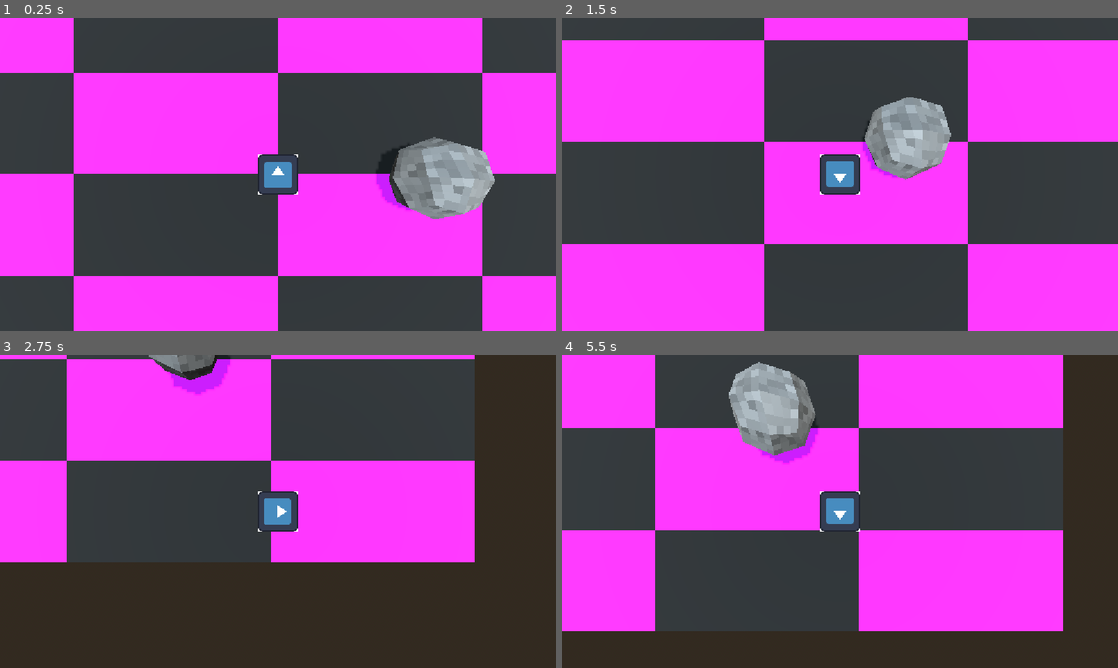
Above: before the commit, frames 1-4 (two rows, left to right).
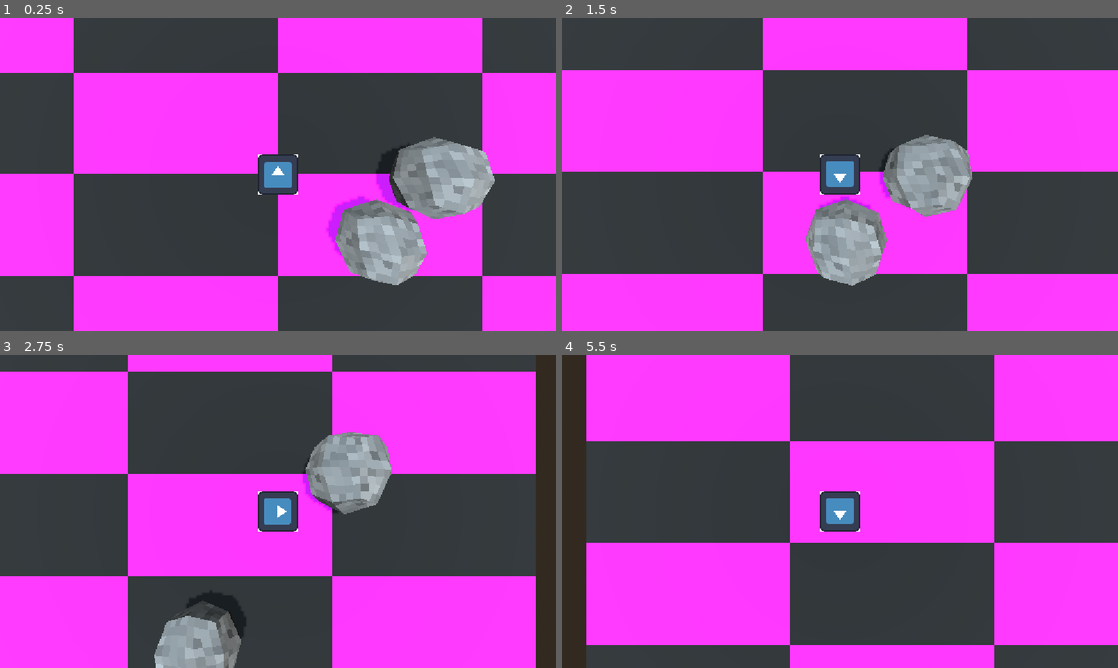
Above: after the commit, the same moments.

Repository: GammaRayTea/project-3-primordial-mass
Game: Godot game, scene res://main.tscn
The game is run twice, just before and just after one commit, with the same random seed, the same clock (stepped at 60 frames per second) and the same inputs. The engine's default icon, where the game draws it, is replaced by a stand-in: a white triangle on a blue panel in a dark square.
Inputs:
- Up to frame 1 (0.25 s): no input
- Up to frame 2 (1.5 s): tap Enter at 0.5 s; hold D (move_right) 0.53-1.28 s; hold S (move_down) from 1.28 s (still down)
- Up to frame 3 (2.75 s): release S (move_down) at 2.03 s; hold D (move_right) from 2.03 s (still down)
- Up to frame 4 (5.5 s): release D (move_right) at 2.78 s; hold W (move_up) 2.78-3.53 s; hold A (move_left) 3.53-5.03 s; hold S (move_down) from 5.03 s (still down)

The runs differ from the first frame. In frame 1, 3.6% of the frame differs, in the area x 58-77%, y 57-86%; in frame 2, 33%; in frame 3, 79%, in the area x 0-97%, y 0-100%; in frame 4, 67%.

Commit message:
finished pushing of  boulder

Diff:
--- a/game/interactables/rigid_interactable.gd
+++ b/game/interactables/rigid_interactables/rigid_interactable.gd
@@ -3,21 +3,20 @@
 
 func _get_configuration_warnings() -> PackedStringArray:
 	var area = null
+	var warnings = PackedStringArray()
 	for child in get_children():
 		if child is InteractionBox:
 			area = child
 			if area.area_entered.has_connections() == false:
-				#area.area_entered.connect(onInteractionAreaEntered)
-				pass
+				warnings.append("Connect area_entered of InteractionBox to onInteractionAreaEntered")
 
-	print(area.area_entered.get_connections())
+
 
 	if area == null:
-		return ["Add an InteractioBox Node as an interaction box for the player!"]
-	else:
-		return []
+		warnings.append("Add an InteractioBox Node as an interaction box for the player!")
+	return warnings
 
-@abstract func onInteractionAreaEntered(area:Area3D)->void
+@abstract func onInteractionAreaEntered(_area:Area3D)->void
 
 func _init() -> void:
 	update_configuration_warnings()
--- a/game/interactables/rolling_boulder/rolling_boulder.gd
+++ b/game/interactables/rigid_interactables/rolling_boulder/rolling_boulder.gd
@@ -1,5 +1,5 @@
 @tool
 extends RigidInteractable
 
-func onInteractionAreaEntered(area:Area3D)->void:
+func onInteractionAreaEntered(_area:Area3D)->void:
 	print("entered")
--- a/game/interactables/rolling_boulder/rolling_boulder.tscn
+++ b/game/interactables/rigid_interactables/rolling_boulder/rolling_boulder.tscn
@@ -1,7 +1,7 @@
 [gd_scene format=3 uid="uid://bqumv4uggm1d4"]
 
 [ext_resource type="PackedScene" uid="uid://cup5yapklim3g" path="res://assets/rolling_boulder/Stone.glb" id="1_jq4qs"]
-[ext_resource type="Script" uid="uid://dnl8sixc5gww4" path="res://game/interactables/rolling_boulder/rolling_boulder.gd" id="1_pvbhg"]
+[ext_resource type="Script" uid="uid://dnl8sixc5gww4" path="res://game/interactables/rigid_interactables/rolling_boulder/rolling_boulder.gd" id="1_pvbhg"]
 [ext_resource type="Script" uid="uid://cuon1d6qjf5qt" path="res://game/interaction_boxes/interaction_box.gd" id="3_4wenu"]
 
 [sub_resource type="SphereShape3D" id="SphereShape3D_kpvxy"]
@@ -10,7 +10,8 @@
 [sub_resource type="SphereShape3D" id="SphereShape3D_pvbhg"]
 radius = 0.8571686
 
-[node name="RollingBoulder" type="RigidBody3D" unique_id=498289684 groups=["Pushable"]]
+[node name="RollingBoulder" type="RigidBody3D" unique_id=498289684]
+mass = 100.0
 script = ExtResource("1_pvbhg")
 
 [node name="Stone" parent="." unique_id=1556413671 instance=ExtResource("1_jq4qs")]
--- a/game/player/player.gd
+++ b/game/player/player.gd
@@ -3,39 +3,44 @@
 
 @export var MAX_WALKING_SPEED = 5.0
 @export var MAX_RUNNING_SPEED = 5.0
-@export var ACCELERATION = 0.9
+@export var BASE_ACCELERATION = 0.9
+@export var PUSH_ACCELERATION = 0.05
 @export var TRACTION = 0.3
 @export var JUMP_VELOCITY = 4.5
 
-
+#Component Nodes
 @export var rotation_pivot:Node3D
-
+@export var interaction_box:Area3D
 enum STATE {IDLE, WALKING, RUNNING, PUSHING}
 var current_state = STATE.IDLE
 
 var push_target: RigidInteractable
+var push_distance:float
+
+
 
 func _physics_process(_delta: float) -> void:
-	var direction:Vector3 = process_input()
+	var direction:Vector3 = process_movement_input()
 	match current_state:
 		STATE.IDLE:
-			move(_delta,direction, MAX_WALKING_SPEED)
+			move(_delta,direction, MAX_WALKING_SPEED, BASE_ACCELERATION)
 		STATE.WALKING:
-			move(_delta,direction, MAX_WALKING_SPEED)
+			move(_delta,direction, MAX_WALKING_SPEED, BASE_ACCELERATION)
 		STATE.RUNNING:
-			move(_delta,direction, MAX_RUNNING_SPEED)
+			move(_delta,direction, MAX_RUNNING_SPEED, BASE_ACCELERATION)
 		STATE.PUSHING:
-			pass
+			move(_delta,direction, MAX_RUNNING_SPEED, PUSH_ACCELERATION)
+			push(_delta,direction)
 
 
 
 ## checks input keys and returns corresponidng values
-func process_input() -> Vector3:
+func process_movement_input() -> Vector3:
 	var input_dir := Input.get_vector("move_left","move_right","move_up","move_down")
 	var direction := (transform.basis * Vector3(input_dir.x, 0, input_dir.y)).normalized()
 	return direction
 
-func move(_delta: float, _direction:Vector3, _target_speed:float) -> void:
+func move(_delta: float, _direction:Vector3, _target_speed:float, _acceleration:float) -> void:
 	if _direction:
 		var current_pivot_rot = Quaternion(rotation_pivot.transform.basis)
 		var target_rot = Quaternion(Vector3.UP,_direction.signed_angle_to(Vector3.FORWARD, Vector3.DOWN))
@@ -43,8 +48,8 @@
 		rotation_pivot.transform.basis = Basis(current_pivot_rot.slerp(target_rot, 0.5))
 
 
-		velocity.x = move_toward(velocity.x, _direction.x * _target_speed, ACCELERATION)
-		velocity.z = move_toward(velocity.z, _direction.z * _target_speed, ACCELERATION)
+		velocity.x = move_toward(velocity.x, _direction.x * _target_speed, _acceleration)
+		velocity.z = move_toward(velocity.z, _direction.z * _target_speed, _acceleration)
 
 
 		velocity.x = clampf(velocity.x, -_target_speed, _target_speed)
@@ -57,20 +62,29 @@
 
 	move_and_slide()
 
-func push(_delta : float) -> void:
-	pass
+func start_push():
+	push_distance = (push_target.position-position).length()
+	velocity = Vector3.ZERO
+	print(push_distance)
+	current_state = STATE.PUSHING
+
+func push(_delta : float, _direction) -> void:
+
+	push_target.apply_force(_direction*0.2,Vector3(0,1,0))
 
 
-func on_interactable_box_entered(area: Area3D) -> void:
-	if area is InteractionBox:
-		if area.target is RigidInteractable:
-			push_target = area.target
-			print(push_target)
+func on_interactable_box_entered(_area: Area3D) -> void:
+	if _area is InteractionBox:
+		if _area.target is RigidInteractable and push_target == null:
+			push_target = _area.target
+			start_push()
 
 
 
-func on_interactable_box_exited(area: Area3D) -> void:
-	if area is InteractionBox:
-		if area.target == push_target:
+
+
+func on_interactable_box_exited(_area: Area3D) -> void:
+	if _area is InteractionBox:
+		if _area.target == push_target:
 			push_target = null
-			print(push_target)
+			current_state = STATE.IDLE
--- a/game/player/player.tscn
+++ b/game/player/player.tscn
@@ -20,13 +20,15 @@
 }]
 
 [sub_resource type="BoxShape3D" id="BoxShape3D_kpvxy"]
+size = Vector3(0.5, 1, 0.28076172)
 
 [sub_resource type="CapsuleShape3D" id="CapsuleShape3D_a4w0n"]
 radius = 0.5439453
 
-[node name="Player" type="CharacterBody3D" unique_id=472072241 node_paths=PackedStringArray("rotation_pivot")]
+[node name="Player" type="CharacterBody3D" unique_id=472072241 node_paths=PackedStringArray("rotation_pivot", "interaction_box")]
 script = ExtResource("1_b2mth")
 rotation_pivot = NodePath("RotationPivot")
+interaction_box = NodePath("RotationPivot/EnvironmentInteractionBox")
 
 [node name="WorldCollider" type="CollisionShape3D" parent="." unique_id=1053810935]
 shape = SubResource("CapsuleShape3D_kpvxy")
@@ -45,12 +47,12 @@
 texture_filter = 0
 sprite_frames = SubResource("SpriteFrames_obar5")
 
-[node name="EnvironmentInteractionBox" type="Area3D" parent="RotationPivot/Visuals" unique_id=200545129]
+[node name="EnvironmentInteractionBox" type="Area3D" parent="RotationPivot" unique_id=200545129]
 collision_layer = 32
 collision_mask = 32
 
-[node name="CollisionShape3D" type="CollisionShape3D" parent="RotationPivot/Visuals/EnvironmentInteractionBox" unique_id=759802779]
-transform = Transform3D(1, 0, 0, 0, 1, 0, 0, 0, 1, 0, 0, -0.93477714)
+[node name="CollisionShape3D" type="CollisionShape3D" parent="RotationPivot/EnvironmentInteractionBox" unique_id=759802779]
+transform = Transform3D(1, 0, 0, 0, 1, 0, 0, 0, 1, 0, 0, -0.60738456)
 shape = SubResource("BoxShape3D_kpvxy")
 debug_color = Color(0.7019608, 0.49019608, 0.0627451, 0.5137255)
 
@@ -64,5 +66,5 @@
 shape = SubResource("CapsuleShape3D_a4w0n")
 debug_color = Color(0.93590873, 0.24546155, 0.17528254, 0.41960785)
 
-[connection signal="area_entered" from="RotationPivot/Visuals/EnvironmentInteractionBox" to="." method="on_interactable_box_entered"]
-[connection signal="area_exited" from="RotationPivot/Visuals/EnvironmentInteractionBox" to="." method="on_interactable_box_exited"]
+[connection signal="area_entered" from="RotationPivot/EnvironmentInteractionBox" to="." method="on_interactable_box_entered"]
+[connection signal="area_exited" from="RotationPivot/EnvironmentInteractionBox" to="." method="on_interactable_box_exited"]
--- a/main.tscn
+++ b/main.tscn
@@ -2,7 +2,7 @@
 
 [ext_resource type="PackedScene" uid="uid://slg88wvcuno1" path="res://game/test_room/test_room.tscn" id="1_0xm2m"]
 [ext_resource type="PackedScene" uid="uid://ct0p6npqva67" path="res://game/player/player.tscn" id="2_h2yge"]
-[ext_resource type="PackedScene" uid="uid://bqumv4uggm1d4" path="res://game/interactables/rolling_boulder/rolling_boulder.tscn" id="3_h2yge"]
+[ext_resource type="PackedScene" uid="uid://bqumv4uggm1d4" path="res://game/interactables/rigid_interactables/rolling_boulder/rolling_boulder.tscn" id="3_h2yge"]
 
 [sub_resource type="ProceduralSkyMaterial" id="ProceduralSkyMaterial_h2yge"]
 sky_energy_multiplier = 2.0
@@ -21,7 +21,11 @@
 
 [node name="Testroom" parent="Game" unique_id=1197105803 instance=ExtResource("1_0xm2m")]
 
-[node name="RollingBoulder" parent="Game" unique_id=498289684 instance=ExtResource("3_h2yge")]
+[node name="RollingBoulder2" parent="Game" unique_id=498289684 instance=ExtResource("3_h2yge")]
+transform = Transform3D(1, 0, 0, 0, 1, 0, 0, 0, 1, 2.0162911, 1.2855968, 1.349073)
+mass = 0.1
+
+[node name="RollingBoulder" parent="Game" unique_id=486248368 instance=ExtResource("3_h2yge")]
 transform = Transform3D(1, 0, 0, 0, 1, 0, 0, 0, 1, 3.1913025, 1.3392533, 0.074970245)
 mass = 0.1
 
--- a/project.godot
+++ b/project.godot
@@ -19,10 +19,6 @@
 
 window/stretch/mode="canvas_items"
 window/stretch/aspect="expand"
-
-[global_group]
-
-Pushable=""
 
 [input]
 
Renamed: game/interactables/rigid_interactable.gd.uid -> game/interactables/rigid_interactables/rigid_interactable.gd.uid
Renamed: game/interactables/rolling_boulder/rolling_boulder.gd.uid -> game/interactables/rigid_interactables/rolling_boulder/rolling_boulder.gd.uid
